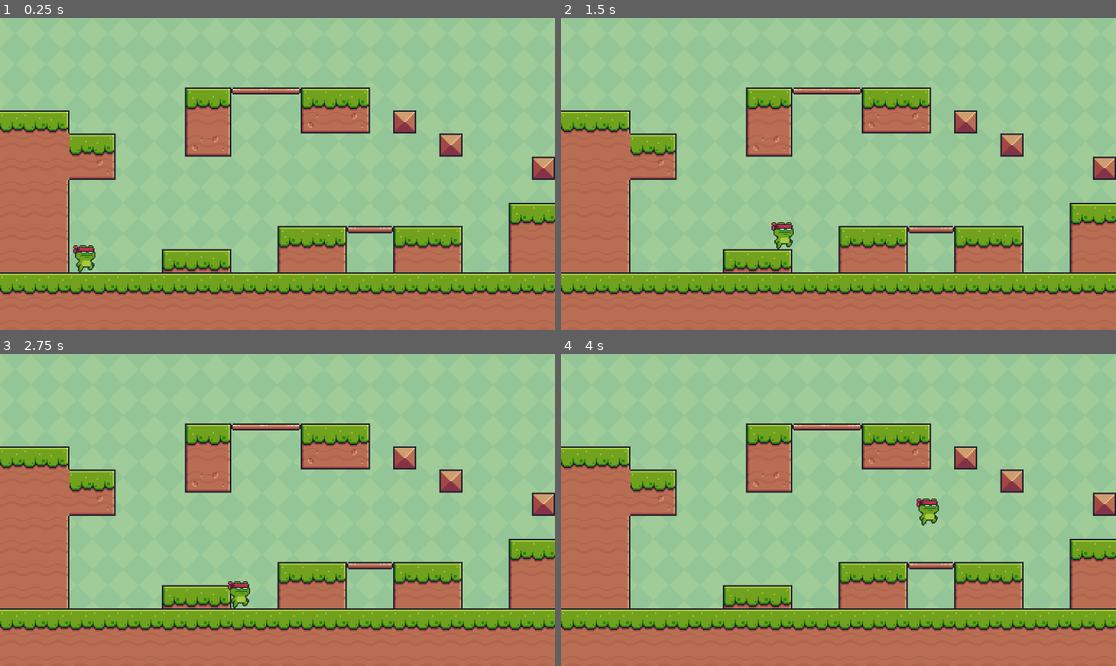
Above: before the commit, frames 1-4 (two rows, left to right).
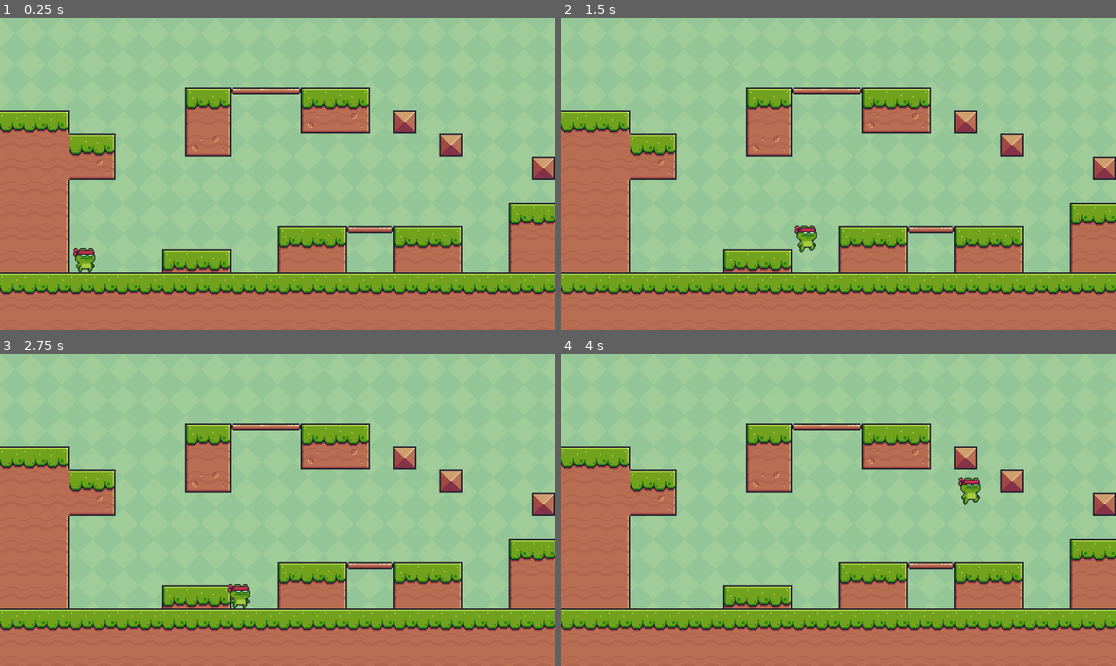
Above: after the commit, the same moments.

Repository: MichaelRMartinez/2d-platformer
Game: Godot game, scene res://scenes/main.tscn
The game is run twice, just before and just after one commit, with the same random seed, the same clock (stepped at 60 frames per second) and the same inputs. The project has no main scene, so this scene is started directly.
Inputs:
- Up to frame 1 (0.25 s): no input
- Up to frame 2 (1.5 s): tap Enter (ui_accept) at 0.5, 0.77 s; hold Right (ui_right) from 0.53 s (still down)
- Up to frame 3 (2.75 s): tap Enter (ui_accept) at 1.52 s; release Right (ui_right) at 2.03 s; hold Left (ui_left) from 2.03 s (still down)
- Up to frame 4 (4 s): release Left (ui_left) at 2.78 s; hold Right (ui_right) from 2.78 s (still down); tap Enter (ui_accept) at 3.02, 3.77 s

The runs differ from the first frame. In frame 1, 0.2% of the frame differs, in the area x 13-18%, y 72-82%; in frame 2, 0.5%, in the area x 37-47%, y 65-76%; in frame 3, 0.2%; in frame 4, 0.5%.

Commit message:
Trigger jump and run animations as player moves; Make tweaks to speed, gravity, and jump velocity

Diff:
--- a/project.godot
+++ b/project.godot
@@ -14,6 +14,10 @@
 config/features=PackedStringArray("4.3", "Mobile")
 config/icon="res://icon.svg"
 
+[physics]
+
+2d/default_gravity=2500.0
+
 [rendering]
 
 renderer/rendering_method="mobile"
--- a/scenes/player.gd
+++ b/scenes/player.gd
@@ -1,14 +1,21 @@
 extends CharacterBody2D
 
+const SPEED = 350.0
+const JUMP_VELOCITY = -800.0
 
-const SPEED = 300.0
-const JUMP_VELOCITY = -450.0
+@onready var sprite_2d: AnimatedSprite2D = $Sprite2D
 
 
 func _physics_process(delta: float) -> void:
+	if (velocity.x > 1 || velocity.x < -1):
+		sprite_2d.play("running")
+	else:
+		sprite_2d.play("default")
+
 	# Add the gravity.
 	if not is_on_floor():
 		velocity += get_gravity() * delta
+		sprite_2d.play("jumping")
 
 	# Handle jump.
 	if Input.is_action_just_pressed("ui_accept") and is_on_floor():
@@ -20,6 +27,10 @@
 	if direction:
 		velocity.x = direction * SPEED
 	else:
-		velocity.x = move_toward(velocity.x, 0, SPEED)
+		velocity.x = move_toward(velocity.x, 0, 30)
 
 	move_and_slide()
+
+	# update sprite to face left if character is moving left
+	var isLeft = velocity.x < 0
+	sprite_2d.flip_h = isLeft
--- a/scenes/player.tscn
+++ b/scenes/player.tscn
@@ -1,17 +1,207 @@
-[gd_scene load_steps=4 format=3 uid="uid://l8q1k2hj07ht"]
+[gd_scene load_steps=31 format=3 uid="uid://l8q1k2hj07ht"]
 
 [ext_resource type="Script" path="res://scenes/player.gd" id="1_016qg"]
 [ext_resource type="Texture2D" uid="uid://cq1sq3m2y8gm3" path="res://assets/images/player/Jump (32x32).png" id="1_wyjnc"]
+[ext_resource type="Texture2D" uid="uid://bkqqojpl6qpmf" path="res://assets/images/player/Idle (32x32).png" id="2_cmbnx"]
+[ext_resource type="Texture2D" uid="uid://dxff6vxlur862" path="res://assets/images/player/Run (32x32).png" id="4_ntcqe"]
+
+[sub_resource type="AtlasTexture" id="AtlasTexture_nun6k"]
+atlas = ExtResource("2_cmbnx")
+region = Rect2(0, 0, 32, 32)
+
+[sub_resource type="AtlasTexture" id="AtlasTexture_x0gd8"]
+atlas = ExtResource("2_cmbnx")
+region = Rect2(32, 0, 32, 32)
+
+[sub_resource type="AtlasTexture" id="AtlasTexture_1ekbp"]
+atlas = ExtResource("2_cmbnx")
+region = Rect2(64, 0, 32, 32)
+
+[sub_resource type="AtlasTexture" id="AtlasTexture_kp5kv"]
+atlas = ExtResource("2_cmbnx")
+region = Rect2(96, 0, 32, 32)
+
+[sub_resource type="AtlasTexture" id="AtlasTexture_0cth7"]
+atlas = ExtResource("2_cmbnx")
+region = Rect2(128, 0, 32, 32)
+
+[sub_resource type="AtlasTexture" id="AtlasTexture_hy0bl"]
+atlas = ExtResource("2_cmbnx")
+region = Rect2(160, 0, 32, 32)
+
+[sub_resource type="AtlasTexture" id="AtlasTexture_00j0n"]
+atlas = ExtResource("2_cmbnx")
+region = Rect2(192, 0, 32, 32)
+
+[sub_resource type="AtlasTexture" id="AtlasTexture_jaaxb"]
+atlas = ExtResource("2_cmbnx")
+region = Rect2(224, 0, 32, 32)
+
+[sub_resource type="AtlasTexture" id="AtlasTexture_g566f"]
+atlas = ExtResource("2_cmbnx")
+region = Rect2(256, 0, 32, 32)
+
+[sub_resource type="AtlasTexture" id="AtlasTexture_vno4j"]
+atlas = ExtResource("2_cmbnx")
+region = Rect2(288, 0, 32, 32)
+
+[sub_resource type="AtlasTexture" id="AtlasTexture_6ld8m"]
+atlas = ExtResource("2_cmbnx")
+region = Rect2(320, 0, 32, 32)
+
+[sub_resource type="AtlasTexture" id="AtlasTexture_n486r"]
+atlas = ExtResource("1_wyjnc")
+region = Rect2(0, 0, 32, 32)
+
+[sub_resource type="AtlasTexture" id="AtlasTexture_wq35k"]
+atlas = ExtResource("4_ntcqe")
+region = Rect2(0, 0, 32, 32)
+
+[sub_resource type="AtlasTexture" id="AtlasTexture_ierv2"]
+atlas = ExtResource("4_ntcqe")
+region = Rect2(32, 0, 32, 32)
+
+[sub_resource type="AtlasTexture" id="AtlasTexture_ik2d7"]
+atlas = ExtResource("4_ntcqe")
+region = Rect2(64, 0, 32, 32)
+
+[sub_resource type="AtlasTexture" id="AtlasTexture_nxnfd"]
+atlas = ExtResource("4_ntcqe")
+region = Rect2(96, 0, 32, 32)
+
+[sub_resource type="AtlasTexture" id="AtlasTexture_lht4n"]
+atlas = ExtResource("4_ntcqe")
+region = Rect2(128, 0, 32, 32)
+
+[sub_resource type="AtlasTexture" id="AtlasTexture_lfr5x"]
+atlas = ExtResource("4_ntcqe")
+region = Rect2(160, 0, 32, 32)
+
+[sub_resource type="AtlasTexture" id="AtlasTexture_x3c3u"]
+atlas = ExtResource("4_ntcqe")
+region = Rect2(192, 0, 32, 32)
+
+[sub_resource type="AtlasTexture" id="AtlasTexture_6b8vu"]
+atlas = ExtResource("4_ntcqe")
+region = Rect2(224, 0, 32, 32)
+
+[sub_resource type="AtlasTexture" id="AtlasTexture_pmkey"]
+atlas = ExtResource("4_ntcqe")
+region = Rect2(256, 0, 32, 32)
+
+[sub_resource type="AtlasTexture" id="AtlasTexture_bxrku"]
+atlas = ExtResource("4_ntcqe")
+region = Rect2(288, 0, 32, 32)
+
+[sub_resource type="AtlasTexture" id="AtlasTexture_fs2hk"]
+atlas = ExtResource("4_ntcqe")
+region = Rect2(320, 0, 32, 32)
+
+[sub_resource type="AtlasTexture" id="AtlasTexture_gm28y"]
+atlas = ExtResource("4_ntcqe")
+region = Rect2(352, 0, 32, 32)
+
+[sub_resource type="SpriteFrames" id="SpriteFrames_2d3k6"]
+animations = [{
+"frames": [{
+"duration": 1.0,
+"texture": SubResource("AtlasTexture_nun6k")
+}, {
+"duration": 1.0,
+"texture": SubResource("AtlasTexture_x0gd8")
+}, {
+"duration": 1.0,
+"texture": SubResource("AtlasTexture_1ekbp")
+}, {
+"duration": 1.0,
+"texture": SubResource("AtlasTexture_kp5kv")
+}, {
+"duration": 1.0,
+"texture": SubResource("AtlasTexture_0cth7")
+}, {
+"duration": 1.0,
+"texture": SubResource("AtlasTexture_hy0bl")
+}, {
+"duration": 1.0,
+"texture": SubResource("AtlasTexture_00j0n")
+}, {
+"duration": 1.0,
+"texture": SubResource("AtlasTexture_jaaxb")
+}, {
+"duration": 1.0,
+"texture": SubResource("AtlasTexture_g566f")
+}, {
+"duration": 1.0,
+"texture": SubResource("AtlasTexture_vno4j")
+}, {
+"duration": 1.0,
+"texture": SubResource("AtlasTexture_6ld8m")
+}],
+"loop": true,
+"name": &"default",
+"speed": 20.0
+}, {
+"frames": [{
+"duration": 1.0,
+"texture": SubResource("AtlasTexture_n486r")
+}],
+"loop": false,
+"name": &"jumping",
+"speed": 1.0
+}, {
+"frames": [{
+"duration": 1.0,
+"texture": SubResource("AtlasTexture_wq35k")
+}, {
+"duration": 1.0,
+"texture": SubResource("AtlasTexture_ierv2")
+}, {
+"duration": 1.0,
+"texture": SubResource("AtlasTexture_ik2d7")
+}, {
+"duration": 1.0,
+"texture": SubResource("AtlasTexture_nxnfd")
+}, {
+"duration": 1.0,
+"texture": SubResource("AtlasTexture_lht4n")
+}, {
+"duration": 1.0,
+"texture": SubResource("AtlasTexture_lfr5x")
+}, {
+"duration": 1.0,
+"texture": SubResource("AtlasTexture_x3c3u")
+}, {
+"duration": 1.0,
+"texture": SubResource("AtlasTexture_6b8vu")
+}, {
+"duration": 1.0,
+"texture": SubResource("AtlasTexture_pmkey")
+}, {
+"duration": 1.0,
+"texture": SubResource("AtlasTexture_bxrku")
+}, {
+"duration": 1.0,
+"texture": SubResource("AtlasTexture_fs2hk")
+}, {
+"duration": 1.0,
+"texture": SubResource("AtlasTexture_gm28y")
+}],
+"loop": true,
+"name": &"running",
+"speed": 20.0
+}]
 
 [sub_resource type="CapsuleShape2D" id="CapsuleShape2D_v0njh"]
 
 [node name="Player" type="CharacterBody2D"]
 script = ExtResource("1_016qg")
 
-[node name="Sprite2D" type="Sprite2D" parent="."]
+[node name="Sprite2D" type="AnimatedSprite2D" parent="."]
 texture_filter = 1
 scale = Vector2(2, 2)
-texture = ExtResource("1_wyjnc")
+sprite_frames = SubResource("SpriteFrames_2d3k6")
+autoplay = "default"
+frame_progress = 0.25887
 
 [node name="CollisionShape2D" type="CollisionShape2D" parent="."]
 position = Vector2(1, 5)
